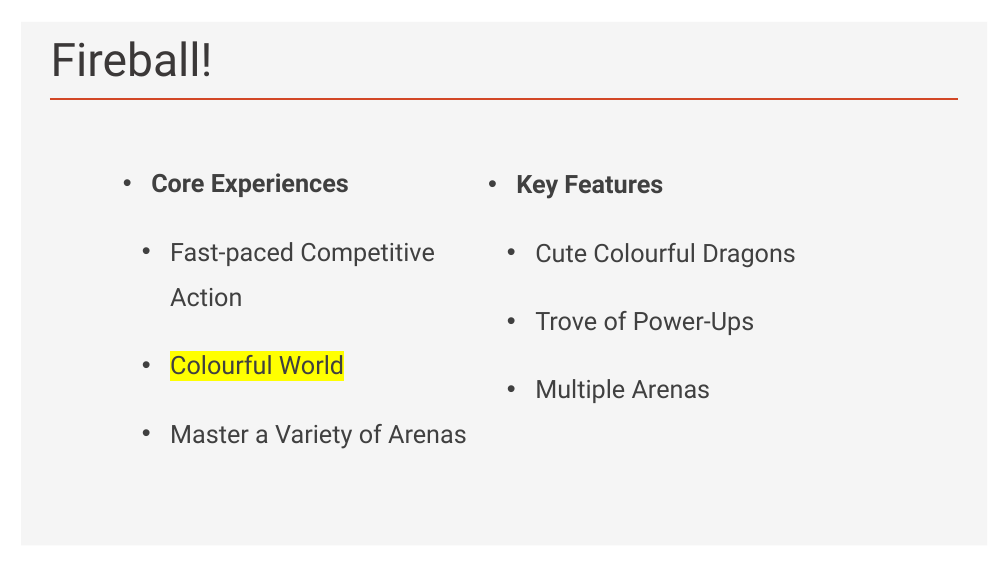
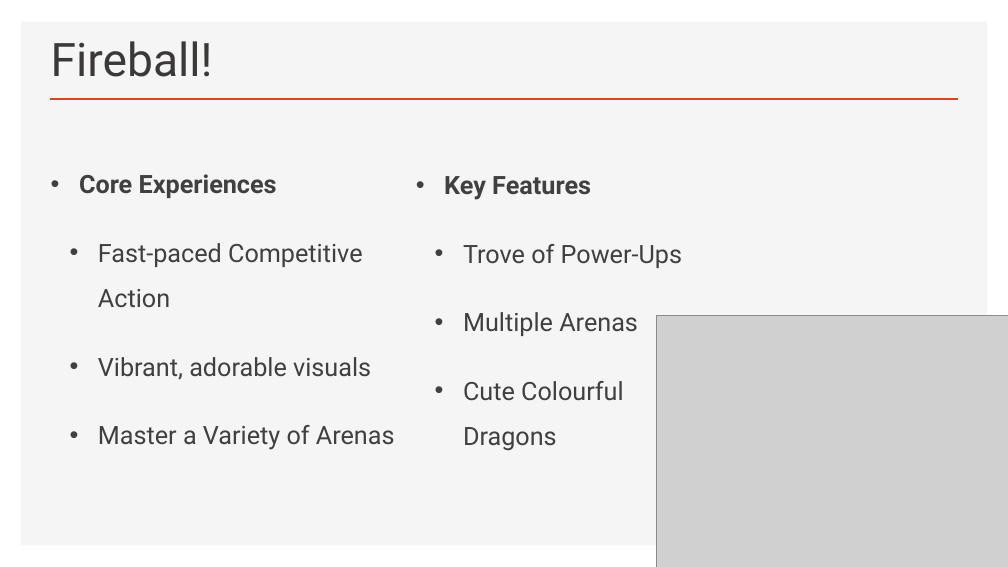
Before and after one commit to glittika-gerdmanee/1st-Year-Group-Major-Project, a slide deck: slide 4 of Documents/Fermata - Concepts for Client.pptx. Drawn at 1008x567 pixels with LibreOffice and Linux fonts; fonts in the diff are those of the drawing; grey boxes stand for pictures. Boxes give left, top, right and bottom in pixels: in the first picture for what was removed or moved away, otherwise in the second. Text is boxed around its words. In the diff, an @@ line names an element or a change of style, - is before the commit and + after.

```diff
--- a/Documents/Fermata - Concepts for Client.pptx
+++ b/Documents/Fermata - Concepts for Client.pptx
@@ text "Core Experiences": place and size @@
-text "Core Experiences" at (151, 173, 467, 449)
+text "Core Experiences" at (79, 174, 395, 450)
@@ text "Key Features": place and size @@
-text "Key Features" at (516, 175, 796, 403)
+text "Key Features" at (444, 176, 682, 451)
@@ text at (535, 243, 796, 268): paragraph removed @@
-  • Cute Colourful Dragons
@@ picture added at (656, 315, 1008, 567) @@
@@ text at (98, 357, 371, 380): text changed @@
-  • Colourful World
+  • Vibrant, adorable visuals
@@ text at (463, 381, 624, 451): paragraph added @@
+  • Cute Colourful
+    Dragons
```
Also in this commit, not shown: 5 other slides changed, 1 slide added, 1 slide removed, 1 other file.
